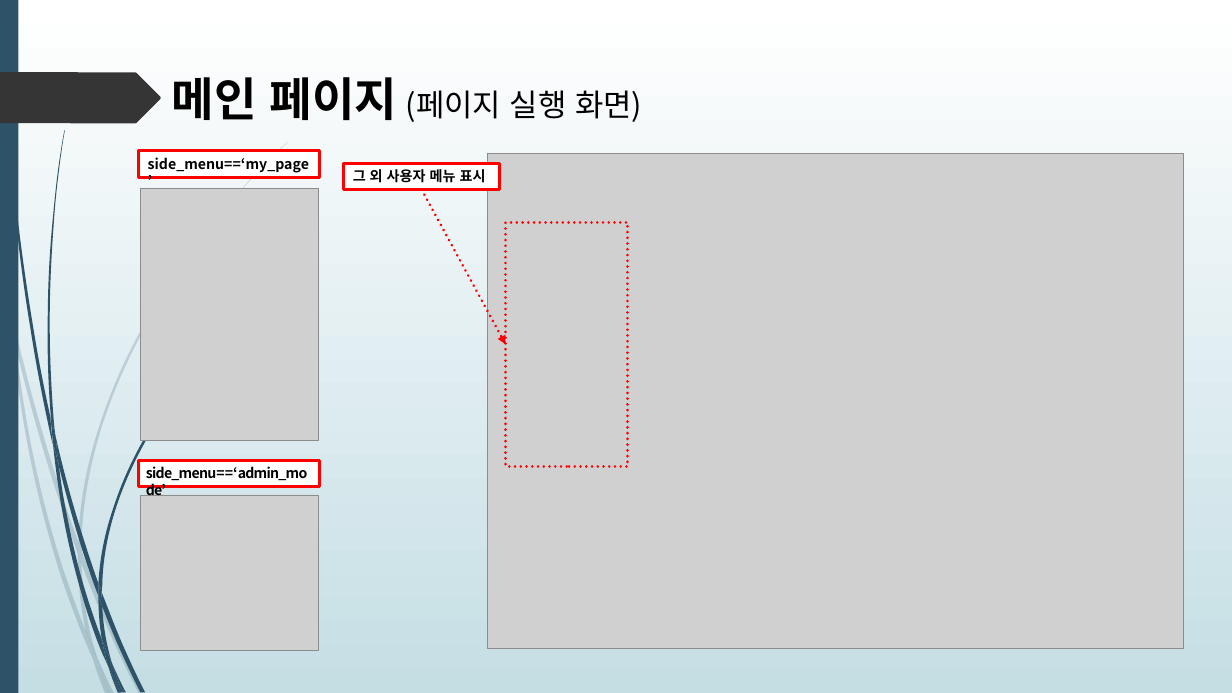
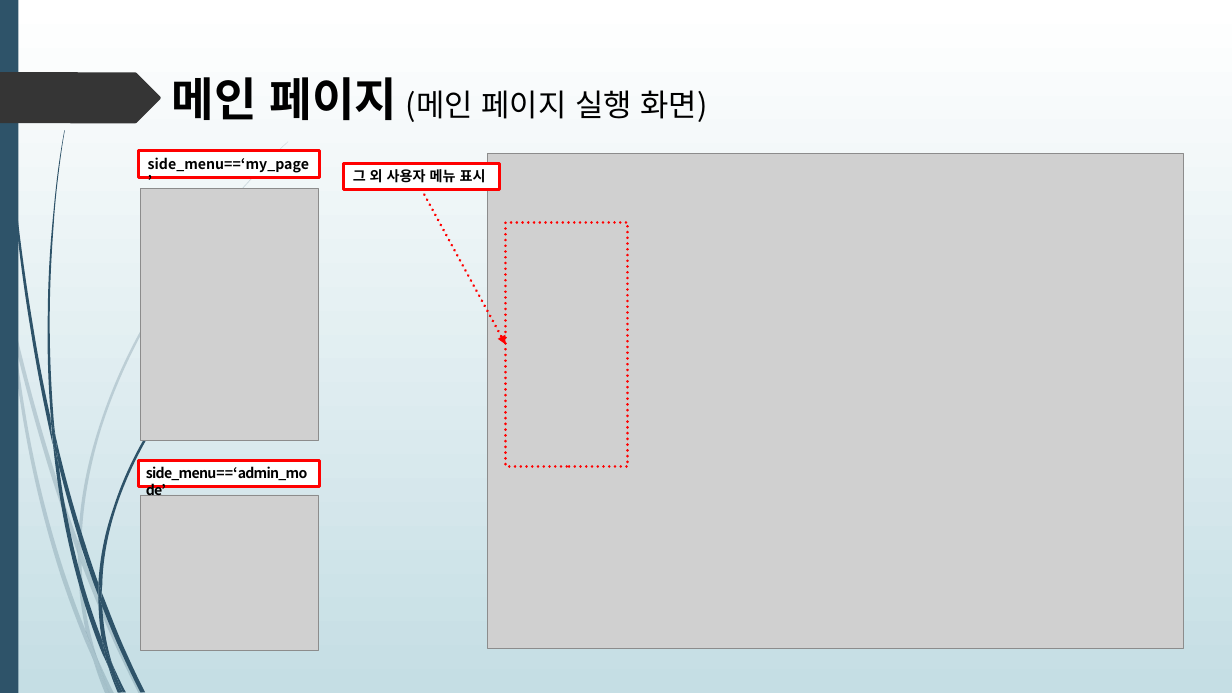
Before and after one commit to himediaai/DongOuk, a slide deck: slide 11 of 쇼핑몰.pptx (slide 10 before the commit). Drawn at 1232x693 pixels with LibreOffice and Linux fonts; fonts in the diff are those of the drawing; grey boxes stand for pictures. Boxes give left, top, right and bottom in pixels: in the first picture for what was removed or moved away, otherwise in the second. Text is boxed around its words. In the diff, an @@ line names an element or a change of style, - is before the commit and + after.

```diff
--- a/쇼핑몰.pptx
+++ b/쇼핑몰.pptx
@@ text at box(172, 77, 707, 122): text changed @@
-메인 페이지 (페이지 실행 화면)
+메인 페이지 (메인 페이지 실행 화면)
```
Also in this commit, not shown: 5 other slides changed, 2 slides added.
